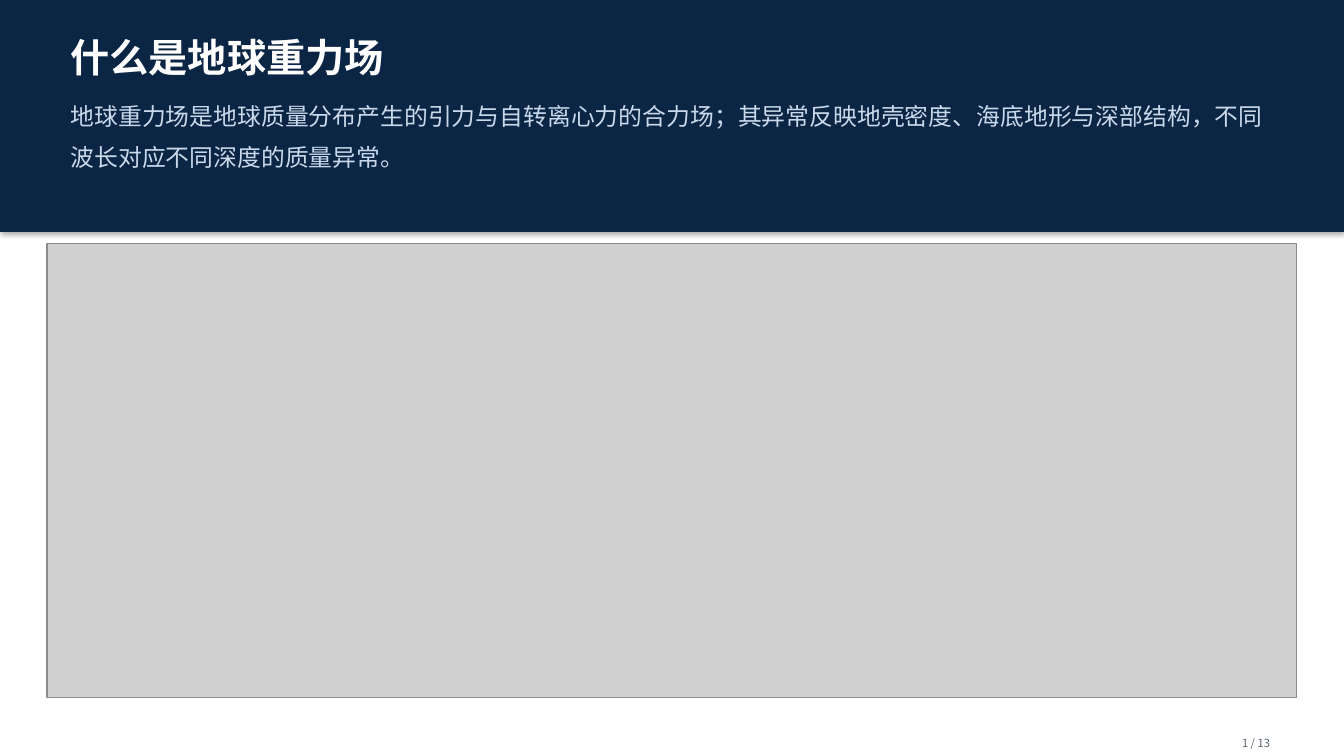
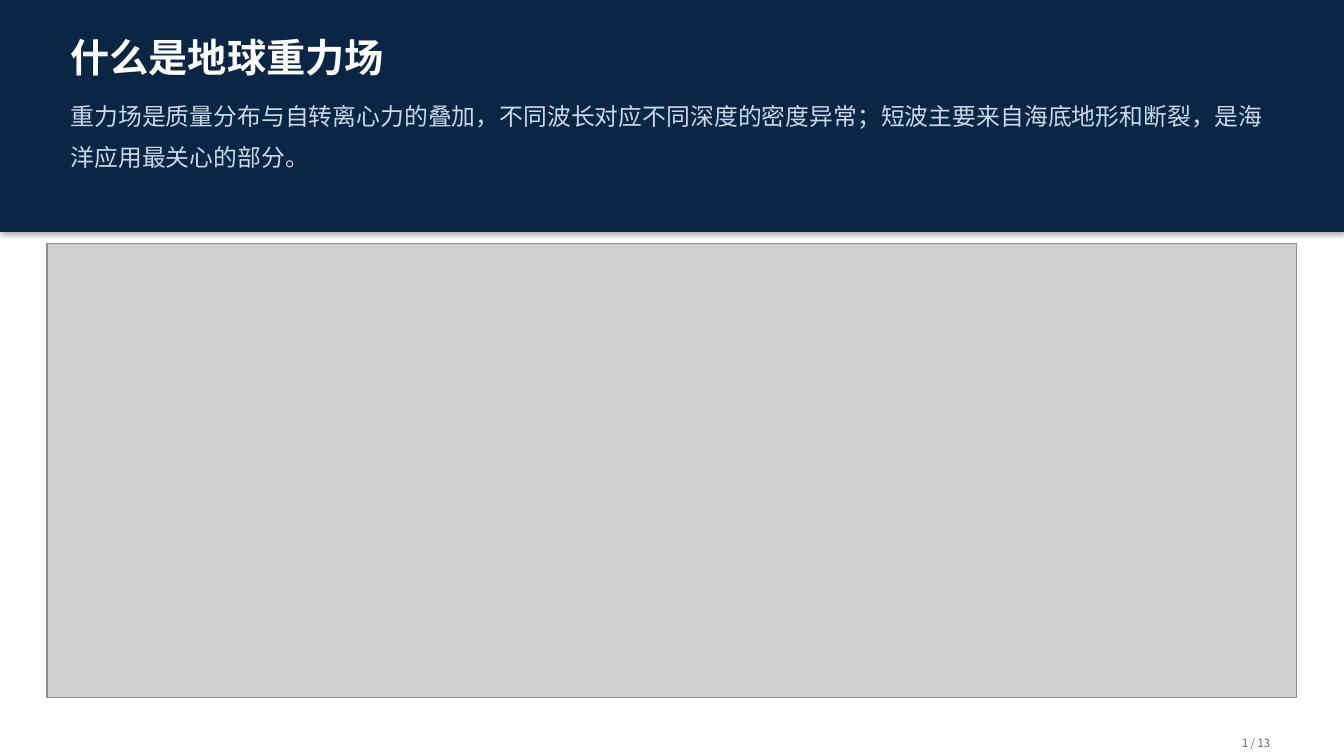
Before and after one commit to shuyunkai/kalman_gravity, a slide deck: slide 1 of ppt/汇报_新结构_13页.pptx. Drawn at 1344x756 pixels with LibreOffice and Linux fonts; fonts in the diff are those of the drawing; grey boxes stand for pictures. Boxes give left, top, right and bottom in pixels: in the first picture for what was removed or moved away, otherwise in the second. Text is boxed around its words. In the diff, an @@ line names an element or a change of style, - is before the commit and + after.

```diff
--- a/ppt/汇报_新结构_13页.pptx
+++ b/ppt/汇报_新结构_13页.pptx
@@ text at (71,105,1263,168): text changed @@
-地球重力场是地球质量分布产生的引力与自转离心力的合力场；其异常反映地壳密度、海底地形与深部结构，不同波长对应不同深度的质量异常。
+重力场是质量分布与自转离心力的叠加，不同波长对应不同深度的密度异常；短波主要来自海底地形和断裂，是海洋应用最关心的部分。
```
Also in this commit, not shown: 11 other slides changed, 1 other file.
